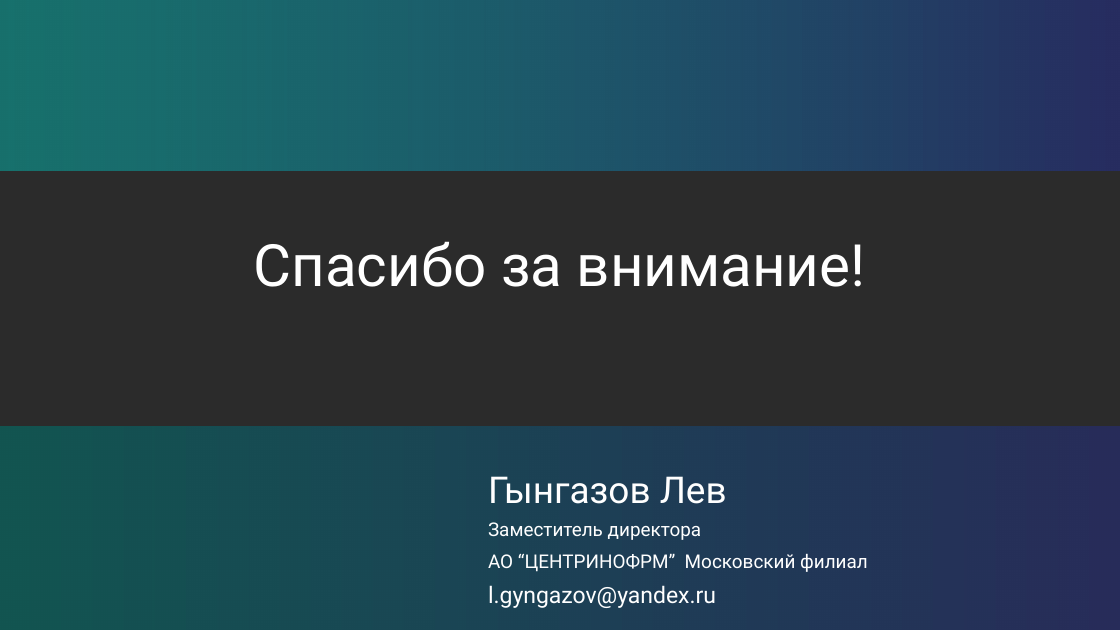
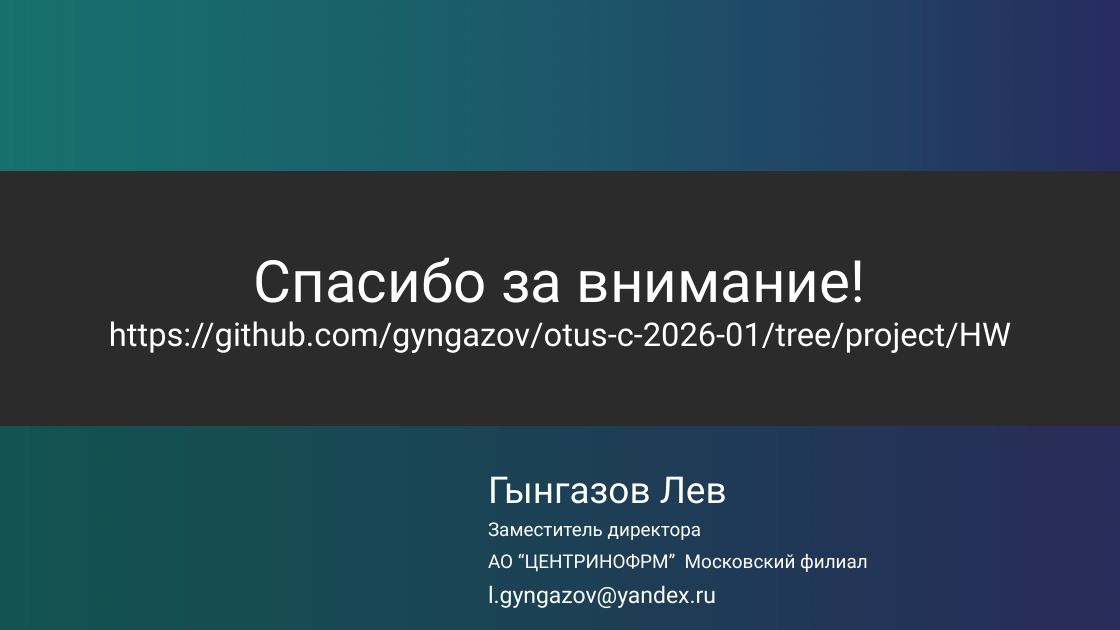
Before and after one commit to gyngazov/otus-c-2026-01, a slide deck: slide 11 of HW/Проект.pptx (slide 10 before the commit). Drawn at 1120x630 pixels with LibreOffice and Linux fonts; fonts in the diff are those of the drawing; background and template pictures are left out; a plain dark background stands for a picture behind light text. Boxes give left, top, right and bottom in pixels: in the first picture for what was removed or moved away, otherwise in the second. Text is boxed around its words. In the diff, an @@ line names an element or a change of style, - is before the commit and + after.

```diff
--- a/HW/Проект.pptx
+++ b/HW/Проект.pptx
@@ text at (109,257,1011,353): text changed; size 50 to 28 pt @@
-Спасибо за внимание!
+Спасибо за внимание!
+https://github.com/gyngazov/otus-c-2026-01/tree/project/HW
```
Also in this commit, not shown: 2 slides added, 1 slide removed, 11 other files.
